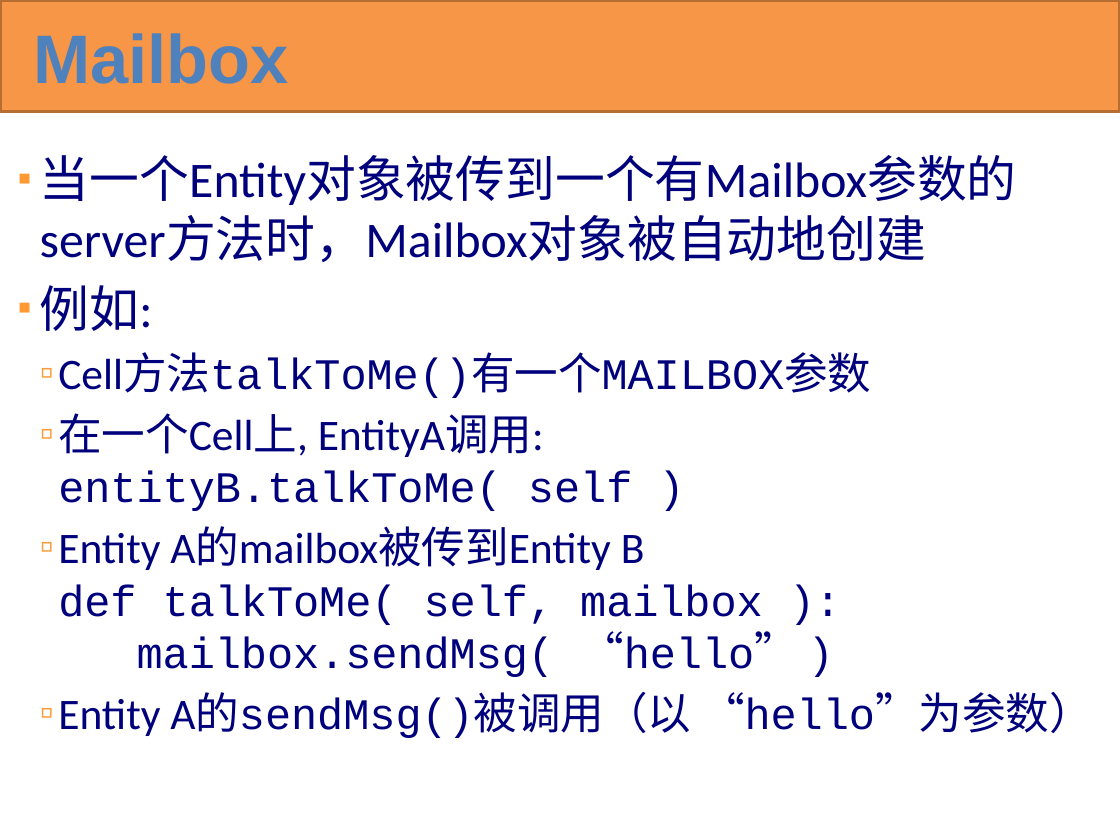
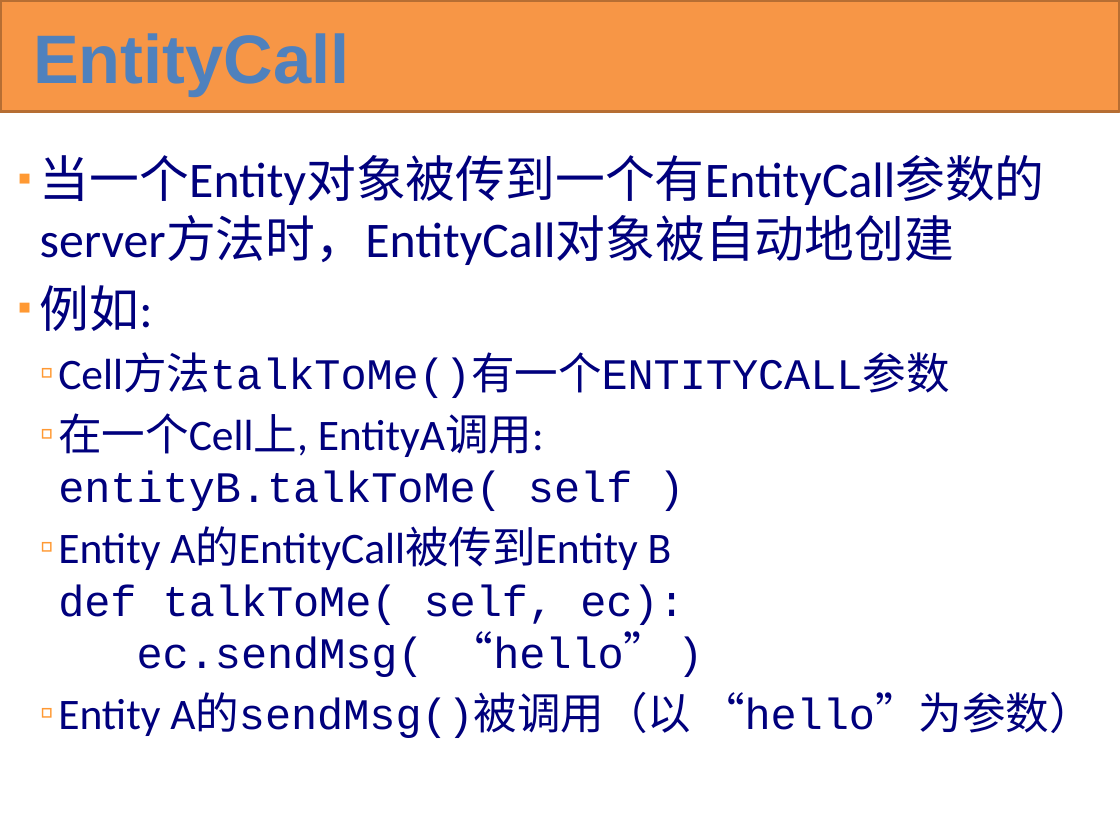
Before and after one commit to KBEngineLab/KBEngine-Nex, a slide deck: slide 73 of docs/KBEngine overview(cn).pptx. Drawn at 1120x840 pixels with LibreOffice and Linux fonts; fonts in the diff are those of the drawing. Boxes give left, top, right and bottom in pixels: in the first picture for what was removed or moved away, otherwise in the second. Text is boxed around its words. In the diff, an @@ line names an element or a change of style, - is before the commit and + after.

```diff
--- a/docs/KBEngine overview(cn).pptx
+++ b/docs/KBEngine overview(cn).pptx
@@ title at (x1=33, y1=33, x2=349, y2=96): text changed @@
-Mailbox
+EntityCall
@@ text at (x1=40, y1=155, x2=1045, y2=265): text changed @@
-▪ 当一个Entity对象被传到一个有Mailbox参数的server方法时，Mailbox对象被自动地创建
+▪ 当一个Entity对象被传到一个有EntityCall参数的server方法时，EntityCall对象被自动地创建
@@ text at (x1=58, y1=353, x2=949, y2=398): text changed @@
-  ▫ Cell方法talkToMe()有一个MAILBOX参数
+  ▫ Cell方法talkToMe()有一个ENTITYCALL参数
@@ text at (x1=58, y1=413, x2=1093, y2=738): indent changed @@
@@ text at (x1=58, y1=527, x2=684, y2=677): text changed @@
-  ▫ Entity A的mailbox被传到Entity B
-    def talkToMe( self, mailbox ):
-    mailbox.sendMsg( “hello” )
+  ▫ Entity A的EntityCall被传到Entity B
+    def talkToMe( self, ec):
+    ec.sendMsg( “hello” )
```
Also in this commit, not shown: 35 other slides changed, 1 other file.
